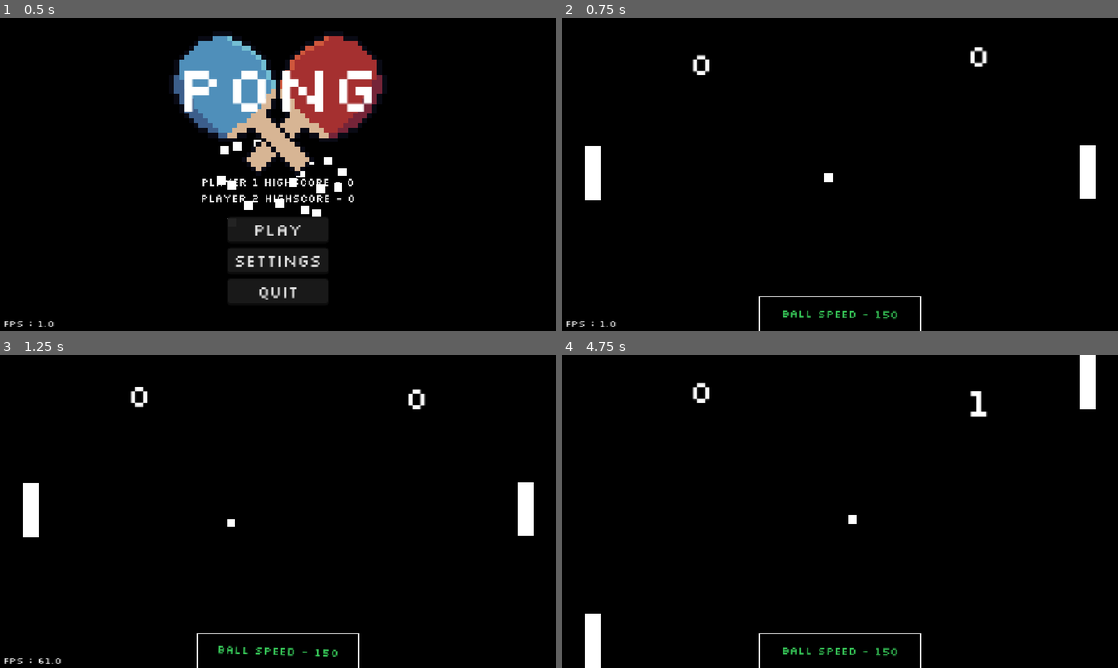
Above: before the commit, frames 1-4 (two rows, left to right).
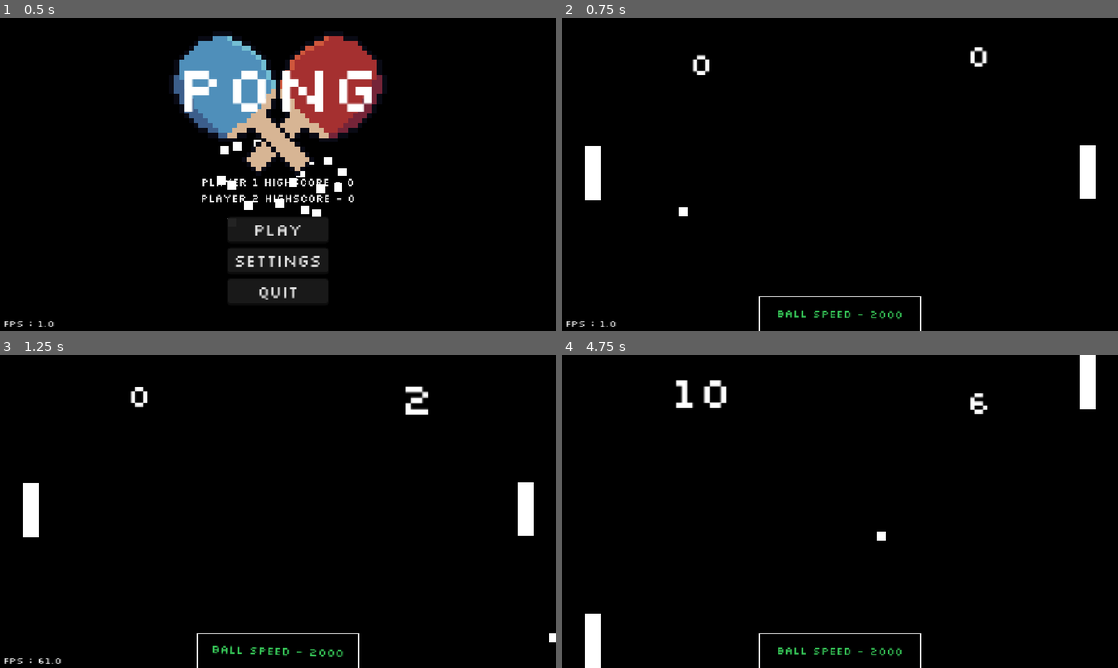
Above: after the commit, the same moments.

Repository: SlapMeLeft/Pong
Game: Godot game, scene res://Scenes/Main_Menu.tscn
Same seed, same stepped clock (60 frames per second), same inputs: the game is played once before the commit and once after it.
Inputs (mouse positions are in pixels of both pictures, inside the frame that each line leads up to):
- Up to frame 1 (0.5 s): no input
- Up to frame 2 (0.75 s): click "Play" at 0.5 s
- Up to frame 3 (1.25 s): no input
- Up to frame 4 (4.75 s): tap Enter (ui_accept) at 1.25, 1.52, 2.27, 3.77, 4.52 s; move the mouse to (962, 495) at 1.27 s; hold Up (ui_up) 1.28-2.78 s; tap B (FPS) at 1.35, 2.85, 4.35 s; move the mouse to (728, 527) at 2.02 s; tap Down (down2) at 2.1, 3.6 s; move the mouse to (895, 442) at 2.77 s; hold S (down) 2.78-3.53 s; move the mouse to (812, 574) at 3.52 s; hold Up (ui_up) from 3.53 s (still down); move the mouse to (1006, 558) at 4.27 s

Frame 1 is identical in both runs. In frame 2, 0.4% of the frame differs, in the area x 21-62%, y 49-97%; in frame 3, 0.7%; in frame 4, 1.1%, in the area x 20-77%, y 8-97%.

Commit message:
Removed Boot screen

Diff:
--- a/Scripts/ball.gd
+++ b/Scripts/ball.gd
@@ -82,7 +82,7 @@
 
 
 func initialize():
-		speed = 150
+		speed = 2000
 		ball_speed.set("theme_override_colors/font_color", (Color(0.214, 0.781, 0.346, 1.0)))
 		var extra_offset = 0.0 if randf() < 0.5 else PI
 		var angle = extra_offset + randf_range(-PI/5, PI/5)
--- a/project.godot
+++ b/project.godot
@@ -13,6 +13,7 @@
 config/name="Pong (Version Control)"
 run/main_scene="uid://s7wgnbiqw150"
 config/features=PackedStringArray("4.6", "Forward Plus")
+boot_splash/show_image=false
 config/icon="uid://2wmaayuhttoa"
 
 [audio]
